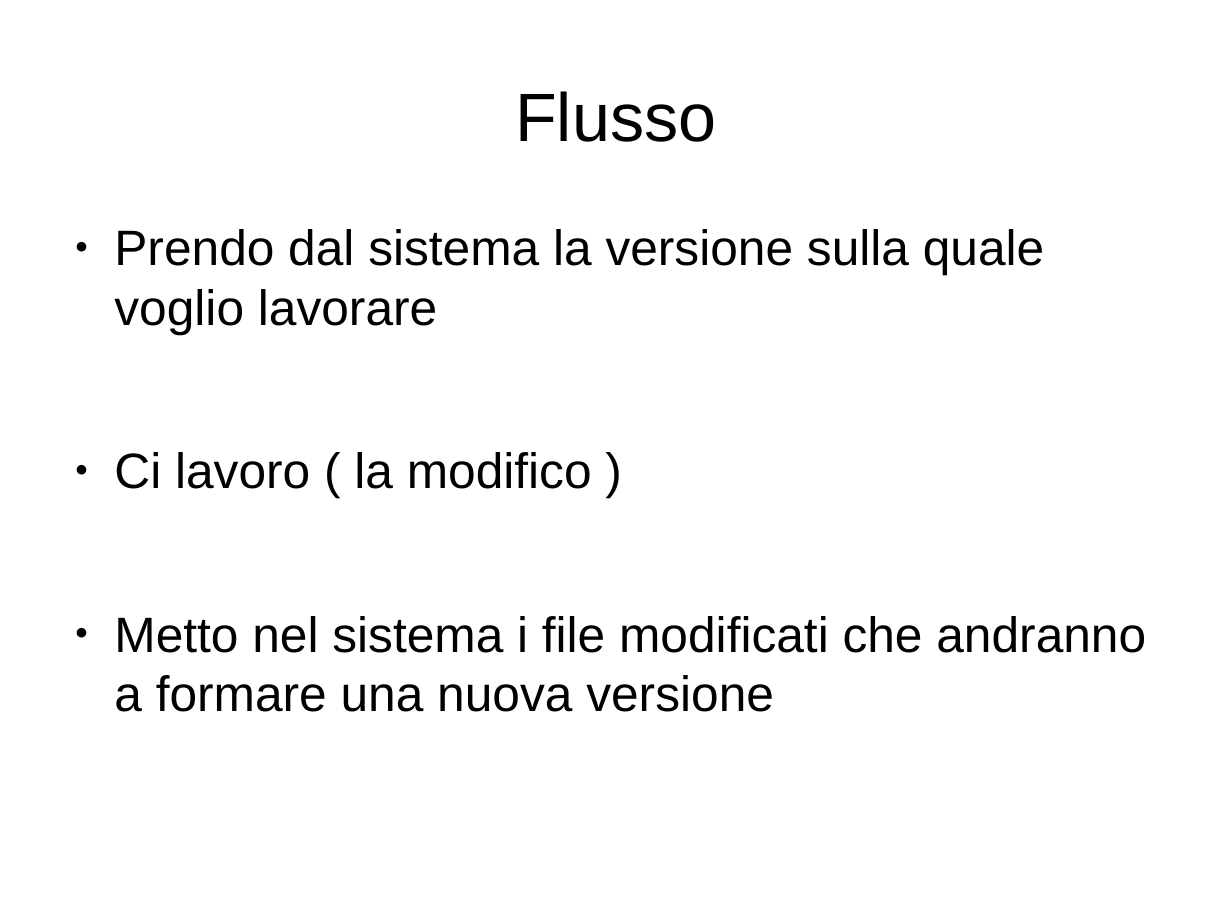
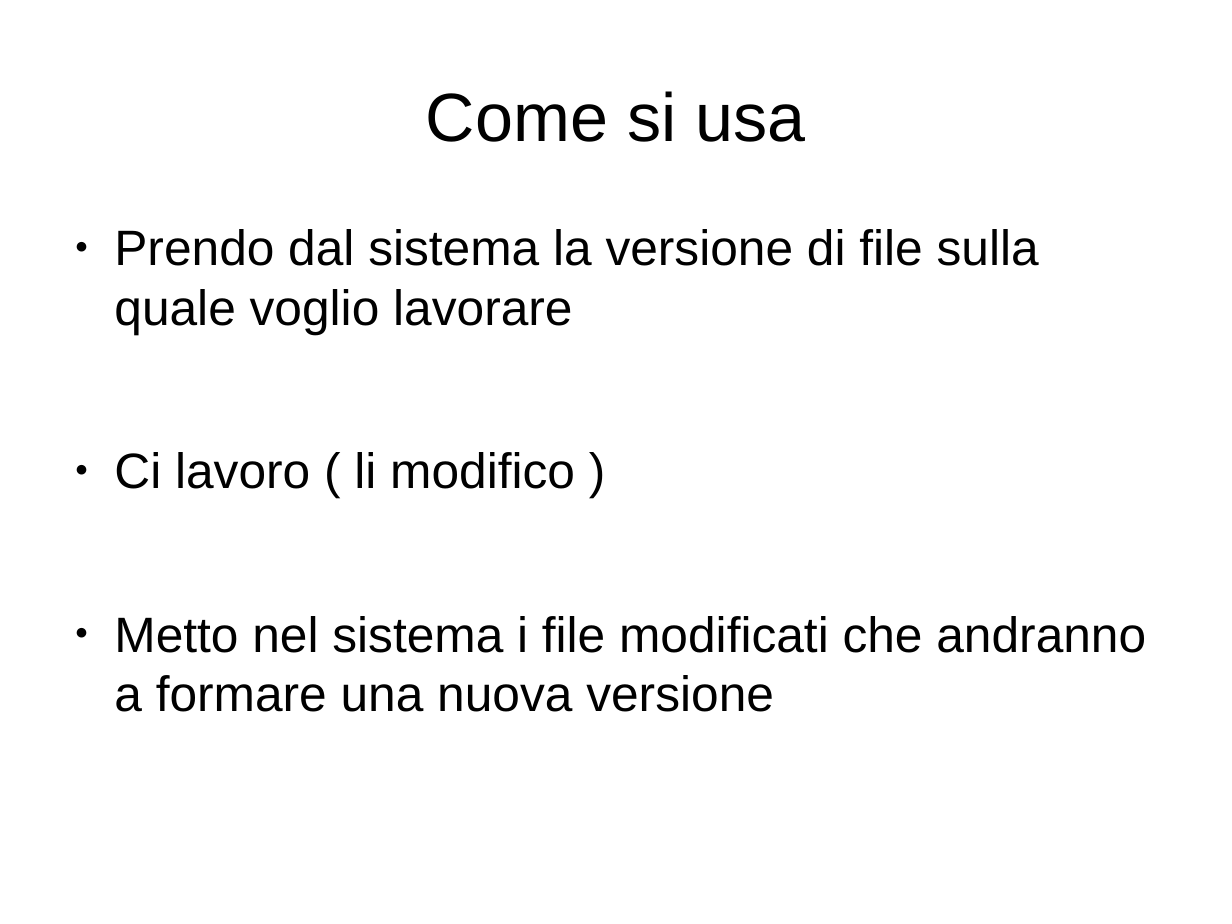
Before and after one commit to lucamariani/corso_diapositive, a slide deck: slide 4 of lez1.odp. Drawn at 1232x924 pixels with LibreOffice and Linux fonts; fonts in the diff are those of the drawing. Boxes give left, top, right and bottom in pixels: in the first picture for what was removed or moved away, otherwise in the second. Text is boxed around its words. In the diff, an @@ line names an element or a change of style, - is before the commit and + after.

```diff
--- a/lez1.odp
+++ b/lez1.odp
@@ title at (x1=426, y1=91, x2=805, y2=142): text changed @@
-Flusso
+Come si usa
@@ text at (x1=114, y1=229, x2=1039, y2=489): text changed @@
-● Prendo dal sistema la versione sulla quale voglio lavorare
-● Ci lavoro ( la modifico )
+● Prendo dal sistema la versione di file sulla quale voglio lavorare
+● Ci lavoro ( li modifico )
```
Also in this commit, not shown: 9 other slides changed, 3 slides added, 2 other files.
